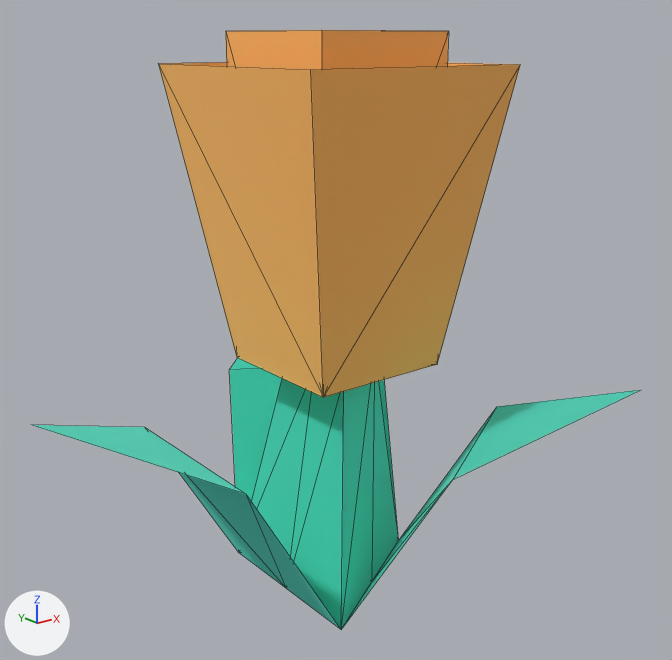
The glTF model apps/client/public/env/kenney-nature-kit/flower_yellowA.glb as it was, and as the next commit left it.
Before and after are seen from a 50 mm lens placed at (-0.188, -0.241, 0.14), pointed at (-0.006, -0.014, 0.049). Lighting does not change. The marker at lower left points along +X, +Y and +Z. The older version comes first. Mesh edges are drawn as thin lines.

The first picture shows 'flower_yellowA'.
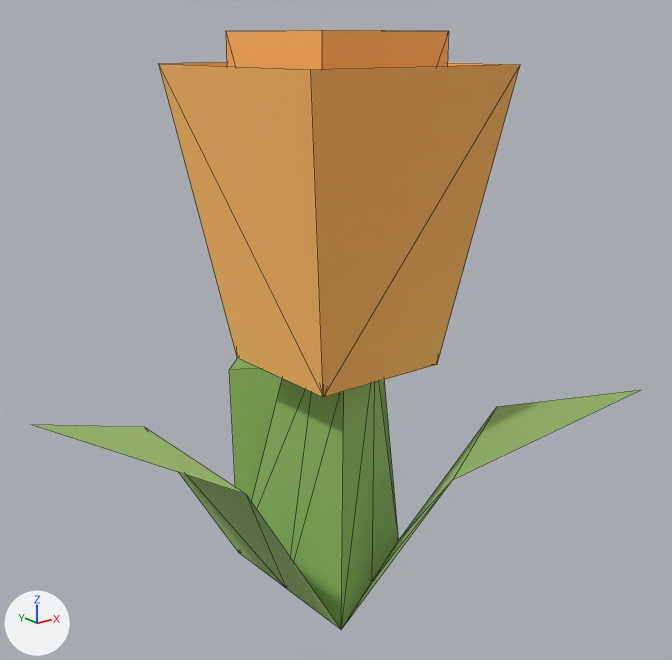
Where the newer file only moved an object's origin or applied its transform, the numbers keep the older frame.

Patch to the scene script:
```diff
--- a/apps/client/public/env/kenney-nature-kit/flower_yellowA.glb.py
+++ b/apps/client/public/env/kenney-nature-kit/flower_yellowA.glb.py
@@ mat_grass @@
 mat_grass = principled_material('grass')
-mat_grass.base_color = (0.173, 0.847, 0.722)  # cyan #73eddd
+mat_grass.base_color = (0.498, 0.698, 0.29)  # green #bbda93
 mat_grass.metallic = 1.0
```

Boxes [x1, y1, x2, y2] around the edits, measured in the pictures (672 x 660 px):
'flower_yellowA', recoloured (cyan to green)
    both: [33, 355, 640, 630]
